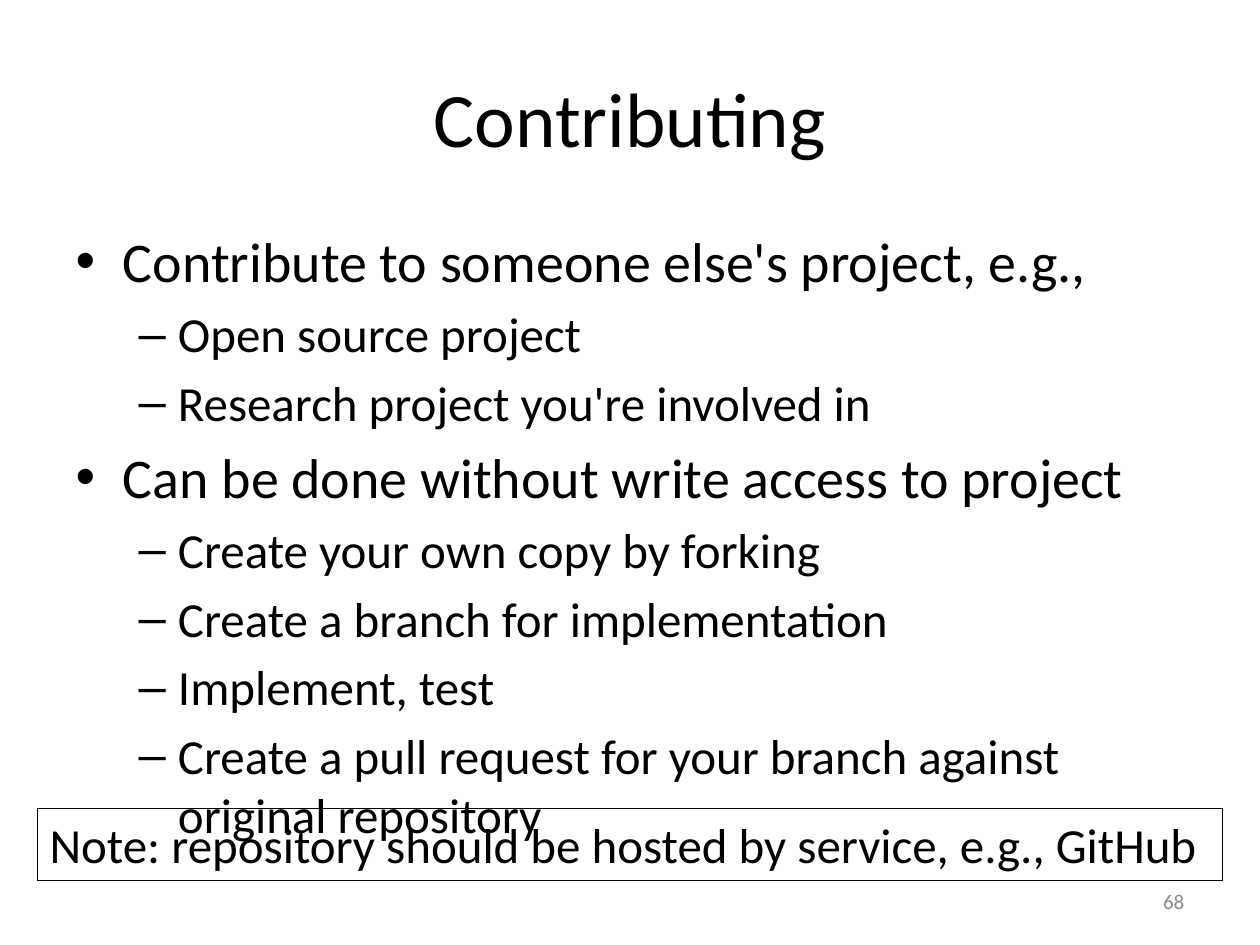
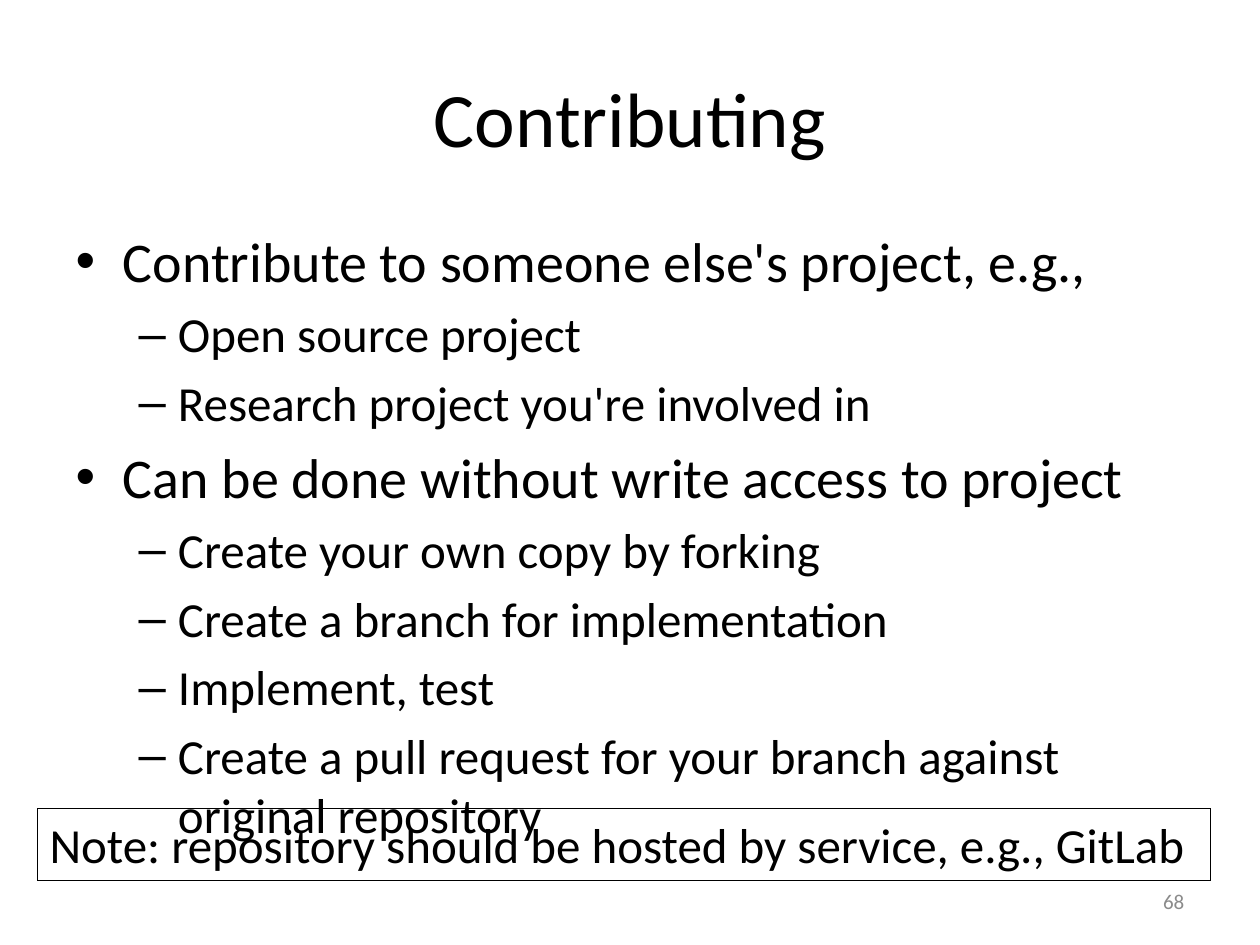
Before and after one commit to gjbex/Version-control-with-git, a slide deck: slide 68 of version_control_git.pptx. Drawn at 1260x945 pixels with LibreOffice and Linux fonts; fonts in the diff are those of the drawing. Boxes give left, top, right and bottom in pixels: in the first picture for what was removed or moved away, otherwise in the second. Text is boxed around its words. In the diff, an @@ line names an element or a change of style, - is before the commit and + after.

Commit message:
Fix typos

```diff
--- a/version_control_git.pptx
+++ b/version_control_git.pptx
@@ rectangle "Note: repository should be hosted ...": place and size @@
-rectangle "Note: repository should be hosted ..." at (38, 808, 1223, 879)
+rectangle "Note: repository should be hosted ..." at (38, 808, 1211, 879)
@@ text in rectangle at (50, 823, 1184, 872): text changed @@
-Note: repository should be hosted by service, e.g., GitHub
+Note: repository should be hosted by service, e.g., GitLab
```
Also in this commit, not shown: 4 other slides changed.
